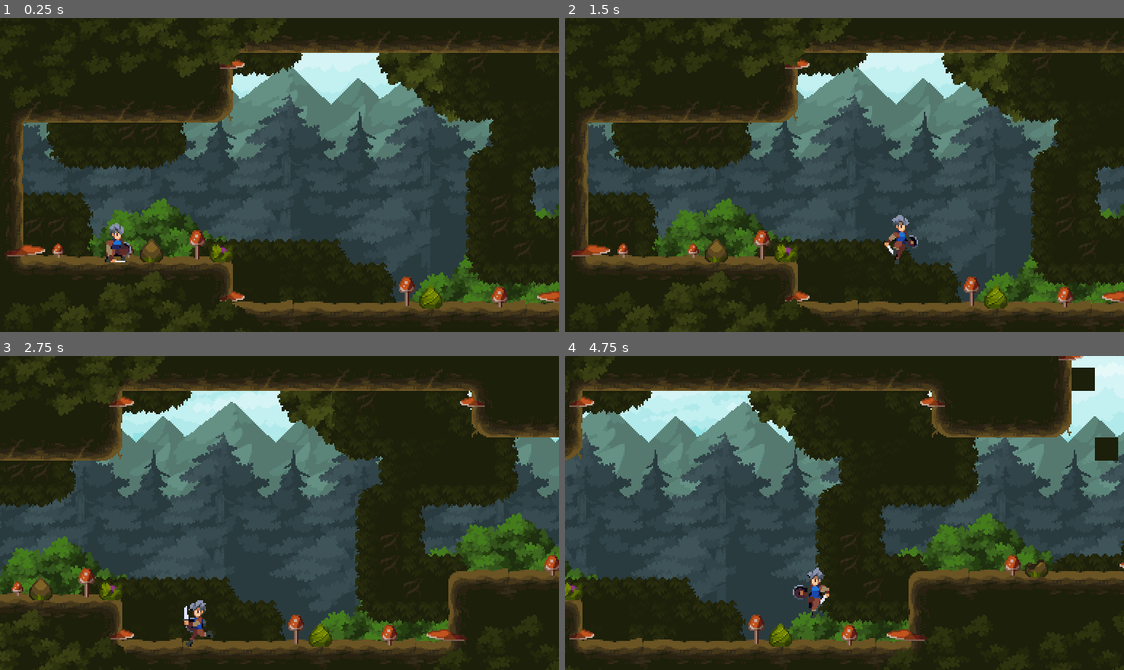
Above: before the commit, frames 1-4 (two rows, left to right).
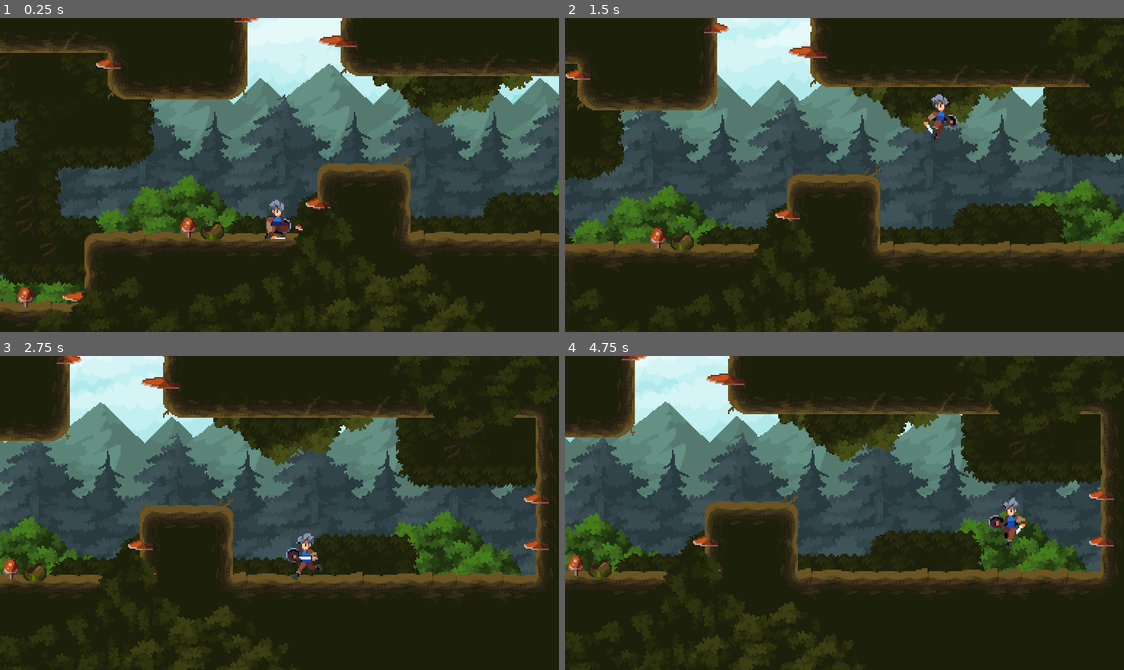
Above: after the commit, the same moments.

Repository: timothyqiu/godot-2d-adventure-tutorial
Game: Godot game, scene res://world.tscn
Two runs of this game, one before a commit and one after it. Both use one fixed random seed, a clock stepped at 60 frames per second and the inputs below.
Inputs:
- Up to frame 1 (0.25 s): no input
- Up to frame 2 (1.5 s): hold Space (jump) 0.53-1.28 s; hold D (move_right) from 0.53 s (still down); tap Space (jump) at 1.35 s
- Up to frame 3 (2.75 s): tap Space (jump) at 1.52, 1.82 s; release D (move_right) at 2.03 s; hold A (move_left) from 2.03 s (still down); hold Space (jump) from 2.03 s (still down)
- Up to frame 4 (4.75 s): release A (move_left) at 2.78 s; release Space (jump) at 2.78 s; hold D (move_right) 2.78-4.28 s; tap Space (jump) at 2.85, 3.02, 3.32, 4.35, 4.52 s; hold Space (jump) 3.53-4.28 s; hold A (move_left) from 4.28 s (still down)

The runs differ from the first frame. In frame 1, 41% of the frame differs, in the area x 0-100%, y 0-100%; in frame 2, 48%; in frame 3, 47%; in frame 4, 46%.

Commit message:
07: 如何实现蹬墙跳

Diff:
--- a/classes/StateMachine.gd
+++ b/classes/StateMachine.gd
@@ -5,6 +5,9 @@
 	set(v):
 		owner.transition_state(current_state, v)
 		current_state = v
+		state_time = 0
+
+var state_time: float
 
 
 func _ready() -> void:
@@ -20,3 +23,4 @@
 		current_state = next
 
 	owner.tick_physics(current_state, delta)
+	state_time += delta
--- a/player.gd
+++ b/player.gd
@@ -7,13 +7,15 @@
 	FALL,
 	LANDING,
 	WALL_SLIDING,
+	WALL_JUMP,
 }
 
 const GROUND_STATES := [State.IDLE, State.RUNNING, State.LANDING]
 const RUN_SPEED := 160.0
 const FLOOR_ACCELERATION := RUN_SPEED / 0.2
-const AIR_ACCELERATION := RUN_SPEED / 0.02
+const AIR_ACCELERATION := RUN_SPEED / 0.1
 const JUMP_VELOCITY := -320.0
+const WALL_JUMP_VELOCITY := Vector2(380, -280)
 
 var default_gravity := ProjectSettings.get("physics/2d/default_gravity") as float
 var is_first_tick := false
@@ -24,6 +26,7 @@
 @onready var jump_request_timer: Timer = $JumpRequestTimer
 @onready var hand_checker: RayCast2D = $Graphics/HandChecker
 @onready var foot_checker: RayCast2D = $Graphics/FootChecker
+@onready var state_machine: Node = $StateMachine
 
 
 func _unhandled_input(event: InputEvent) -> void:
@@ -51,11 +54,18 @@
 			move(default_gravity, delta)
 
 		State.LANDING:
-			stand(delta)
+			stand(default_gravity, delta)
 
 		State.WALL_SLIDING:
 			move(default_gravity / 3, delta)
 			graphics.scale.x = get_wall_normal().x
+
+		State.WALL_JUMP:
+			if state_machine.state_time < 0.1:
+				stand(0.0 if is_first_tick else default_gravity, delta)
+				graphics.scale.x = get_wall_normal().x
+			else:
+				move(default_gravity, delta)
 
 	is_first_tick = false
 
@@ -72,12 +82,16 @@
 	move_and_slide()
 
 
-func stand(delta: float) -> void:
+func stand(gravity: float, delta: float) -> void:
 	var acceleration := FLOOR_ACCELERATION if is_on_floor() else AIR_ACCELERATION
 	velocity.x = move_toward(velocity.x, 0.0, acceleration * delta)
-	velocity.y += default_gravity * delta
+	velocity.y += gravity * delta
 
 	move_and_slide()
+
+
+func can_wall_slide() -> bool:
+	return is_on_wall() and hand_checker.is_colliding() and foot_checker.is_colliding()
 
 
 func get_next_state(state: State) -> State:
@@ -109,7 +123,7 @@
 		State.FALL:
 			if is_on_floor():
 				return State.LANDING if is_still else State.RUNNING
-			if is_on_wall() and hand_checker.is_colliding() and foot_checker.is_colliding():
+			if can_wall_slide():
 				return State.WALL_SLIDING
 
 		State.LANDING:
@@ -119,15 +133,29 @@
 				return State.IDLE
 
 		State.WALL_SLIDING:
+			if jump_request_timer.time_left > 0:
+				return State.WALL_JUMP
 			if is_on_floor():
 				return State.IDLE
 			if not is_on_wall():
+				return State.FALL
+
+		State.WALL_JUMP:
+			if can_wall_slide() and not is_first_tick:
+				return State.WALL_SLIDING
+			if velocity.y >= 0:
 				return State.FALL
 
 	return state
 
 
 func transition_state(from: State, to: State) -> void:
+	print("[%s] %s => %s" % [
+		Engine.get_physics_frames(),
+		State.keys()[from] if from != -1 else "<START>",
+		State.keys()[to],
+	])
+
 	if from not in GROUND_STATES and to in GROUND_STATES:
 		coyote_timer.stop()
 
@@ -155,4 +183,10 @@
 		State.WALL_SLIDING:
 			animation_player.play("wall_sliding")
 
+		State.WALL_JUMP:
+			animation_player.play("jump")
+			velocity = WALL_JUMP_VELOCITY
+			velocity.x *= get_wall_normal().x
+			jump_request_timer.stop()
+
 	is_first_tick = true
--- a/world.tscn
+++ b/world.tscn
@@ -481,7 +481,7 @@
 layer_1/y_sort_enabled = false
 layer_1/y_sort_origin = 0
 layer_1/z_index = 0
-layer_1/tile_data = PackedInt32Array(852021, 262144, 4, 7864 …(17207 unchanged characters)…  3, 196660, 458752, 1, 131124, 458752, 1, 32, 131072, 2, 196641, 131072, 2)
+layer_1/tile_data = PackedInt32Array(852021, 262144, 4, 7864 …(17207 unchanged characters)…  3, 196660, 458752, 1, 131124, 458752, 1)
 layer_2/name = "Foreground"
 layer_2/enabled = true
 layer_2/modulate = Color(1, 1, 1, 1)
@@ -491,7 +491,7 @@
 layer_2/tile_data = PackedInt32Array(589827, 524288, 2, 589830, 524288, 2, 589831, 393216, 3, 589833, 655360, 2, 589834, 589824, 3, 720914, 655360, 2, 720915, 524288, 3, 720918, 589824, 2, 524317, 589824, 2, 524318, 458752, 3, -196580, 589824, 2, -589818, 458752, 3, -393192, 458752, 3)
 
 [node name="Player" parent="." instance=ExtResource("2_5c1j5")]
-position = Vector2(98, 147)
+position = Vector2(534, 129)
 
 [node name="Camera2D" type="Camera2D" parent="Player"]
 position = Vector2(0, -14)
